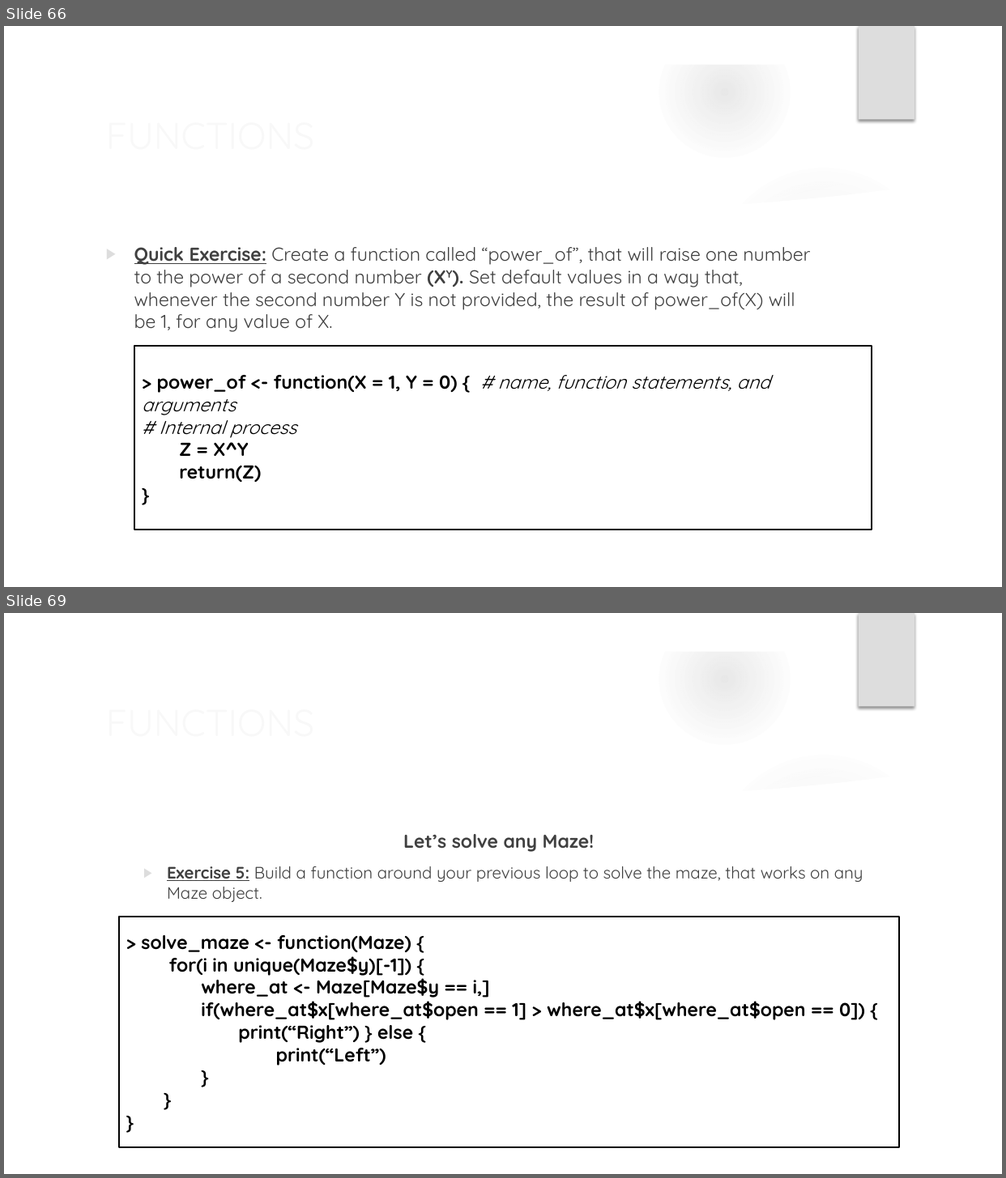
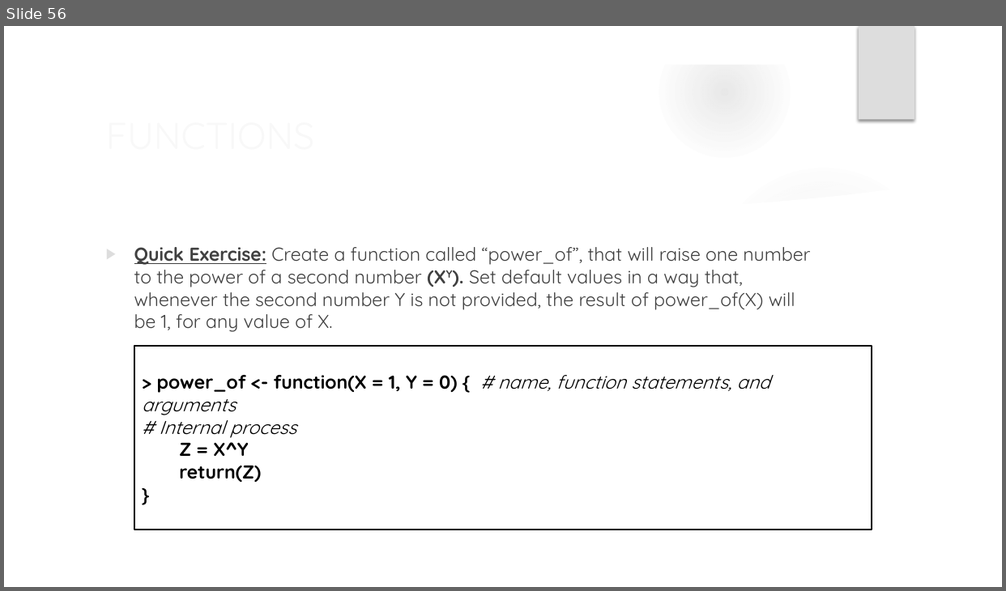
Before and after one commit to ComputerScienceinModernBiology/2021_Loops_and_Functions, a slide deck: LOOPS AND FUNCTIONS IN R.pptx. Shown one above the other, each under a label of ours: slides 66 and 69 before the commit, slide 56 after it; the slides between them are not shown. The pictures are 1006x1178 and 1006x591 pixels, drawn with LibreOffice and Linux fonts; fonts in the diff are those of the drawing; background and template pictures are left out. Boxes give left, top, right and bottom in pixels: in the first picture for what was removed or moved away, otherwise in the second. Text is boxed around its words. In the diff, an @@ line names an element or a change of style, - is before the commit and + after.

```diff
--- a/LOOPS AND FUNCTIONS IN R.pptx
+++ b/LOOPS AND FUNCTIONS IN R.pptx
@@ slide 69 removed at [4, 613, 1002, 1174], background picture (left out); not listed: 9 template elements that a slide beside it also shows @@
@@ title removed at [98, 692, 816, 750] @@
-FUNCTIONS
@@ text removed at [167, 834, 863, 902] @@
-Let’s solve any Maze!
-  ▶ Exercise 5: Build a function around your previous loop to solve the maze, that works on any Maze object.
@@ rectangle removed at [118, 916, 898, 1147] @@
-> solve_maze <- function(Maze) {
-for(i in unique(Maze$y)[-1]) {
-where_at <- Maze[Maze$y == i,]
-if(where_at$x[where_at$open == 1] > where_at$x[where_at$open == 0]) {
-print(“Right”) } else {
-print(“Left”)
-}
-}
-}
@@ what was slide 66 is now slide 56 @@
```
Also in this commit, not shown: 3 slides changed, 1 slide added, 15 other slides removed, 13 other files.
